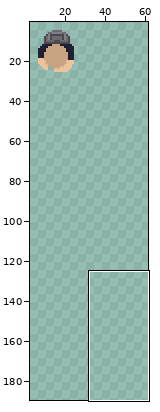
Two versions of one pixel-art file, Docs/Sprites/Player.aseprite. The first picture is a wide view before the edit; the outline marks the close-up.
Close-up. First the earlier version:
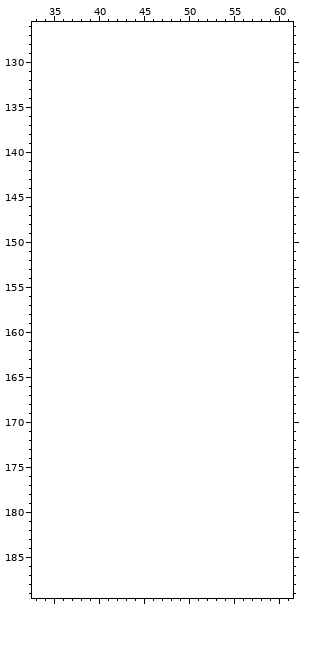
22x22 pixels, 1 frame. Colours within 5 levels of each other are drawn and written as one. Shown: x 33..61, y 126..189. The old version is drawn lined up with the new one, on the new canvas. The wide view leaves out empty margins. The commit also changed other parts of the picture, which this record leaves out.
After the commit:
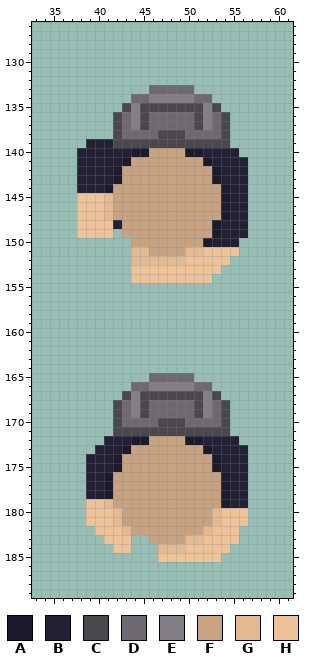
Palette (. is transparent): A #1c1b2b  B #222034  C #4b484d  D #6e6970  E #847e87  F #c7a381  G #e3ba94  H #eec39a
From old to new:
{"change": "canvas 22x22 -> 64x194, the old top-left corner now at 5,5"}
{"y":133,"x":46,"old":".....","new":"DDDDD"}
{"y":134,"x":44,"old":".........","new":"DDEEEEEDD"}
{"y":135,"x":43,"old":"...........","new":"CECCCCCCCEC"}
{"y":136,"x":42,"old":".............","new":"CDECDDDDDCEDC"}
{"y":137,"x":42,"old":".............","new":"CDECDDDDDCEDC"}
{"y":138,"x":42,"old":".............","new":"CDDDDCCCDDDDC"}
{"y":139,"x":39,"old":"................","new":"BBBCCCCCCCCCCCCC"}
{"y":140,"x":38,"old":"..................","new":"BBBBBBAAFFFFAABBBB"}
{"y":141,"x":38,"old":"...................","new":"BBBBBAFFFFFFFFABBBB"}
{"y":142,"x":38,"old":"...................","new":"BBBBAFFFFFFFFFFABBB"}
{"y":143,"x":38,"old":"...................","new":"BBBBAFFFFFFFFFFABBB"}
{"y":144,"x":38,"old":"...................","new":"BBBAFFFFFFFFFFFFABB"}
{"y":145,"x":38,"old":"...................","new":"HHHGFFFFFFFFFFFFABB"}
{"y":146,"x":38,"old":"...................","new":"HHHGFFFFFFFFFFFFABB"}
{"y":147,"x":38,"old":"...................","new":"HHHGFFFFFFFFFFFFABB"}
{"y":148,"x":38,"old":"...................","new":"HHHHBFFFFFFFFFFABBB"}
{"y":149,"x":38,"old":"....","new":"HHHH"}
{"y":149,"x":43,"old":"..............","new":"FFFFFFFFFFABBB"}
{"y":150,"x":44,"old":"............","new":"FFFFFFFFABBB"}
{"y":151,"x":44,"old":"............","new":"GGFFFFGGHHHH"}
{"y":152,"x":44,"old":"...........","new":"GGGGGGHHHHH"}
{"y":153,"x":44,"old":"..........","new":"HHHHHHHHHH"}
{"y":154,"x":44,"old":".........","new":"HHHHHHHHH"}
{"y":165,"x":46,"old":".....","new":"DDDDD"}
{"y":166,"x":44,"old":".........","new":"DDEEEEEDD"}
{"y":167,"x":43,"old":"...........","new":"CECCCCCCCEC"}
{"y":168,"x":42,"old":".............","new":"CDECDDDDDCEDC"}
{"y":169,"x":42,"old":".............","new":"CDECDDDDDCEDC"}
{"y":170,"x":42,"old":".............","new":"CDDDDCCCDDDDC"}
{"y":171,"x":42,"old":".............","new":"CCCCCCCCCCCCC"}
{"y":172,"x":41,"old":"...............","new":"BBBAAFFFFAABBBB"}
{"y":173,"x":40,"old":".................","new":"BBBAFFFFFFFFABBBB"}
{"y":174,"x":39,"old":"..................","new":"BBBAFFFFFFFFFFABBB"}
{"y":175,"x":39,"old":"..................","new":"BBBAFFFFFFFFFFABBB"}
{"y":176,"x":39,"old":"..................","new":"BBAFFFFFFFFFFFFABB"}
{"y":177,"x":39,"old":"..................","new":"BBAFFFFFFFFFFFFABB"}
{"y":178,"x":39,"old":"..................","new":"BBAFFFFFFFFFFFFABB"}
{"y":179,"x":39,"old":"..................","new":"HHGFFFFFFFFFFFFABB"}
{"y":180,"x":39,"old":"..................","new":"HHHGFFFFFFFFFFGHHH"}
{"y":181,"x":39,"old":"..................","new":"HHHGFFFFFFFFFFGHHH"}
{"y":182,"x":40,"old":"................","new":"HHHGFFFFFFFFGHHH"}
{"y":183,"x":41,"old":"...","new":"HHH"}
{"y":183,"x":46,"old":"..........","new":"FFFFGGHHHH"}
{"y":184,"x":42,"old":"..","new":"HH"}
{"y":184,"x":47,"old":"........","new":"GGGHHHHH"}
{"y":185,"x":47,"old":".......","new":"HHHHHHH"}
{"label":"added","picture_box":[77,85,248,283]}
{"label":"added","picture_box":[86,373,248,562]}
